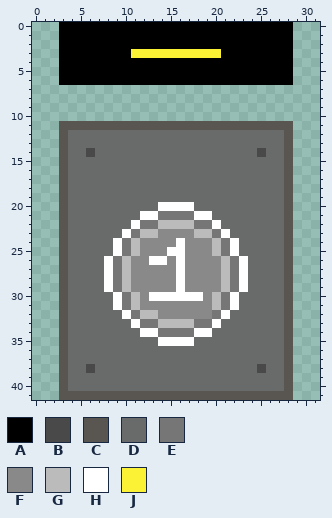
Two states of a pixel-art sprite, sprites/elevator-button/button2.png. The picture above is the old version.
The file is 32x42 pixels.
Palette (. is transparent): A #000000  B #494949  C #595652  D #696a6a  E #767676  F #898989  G #bbbbbb  H #ffffff  J #fbf236
The same view after the edit:
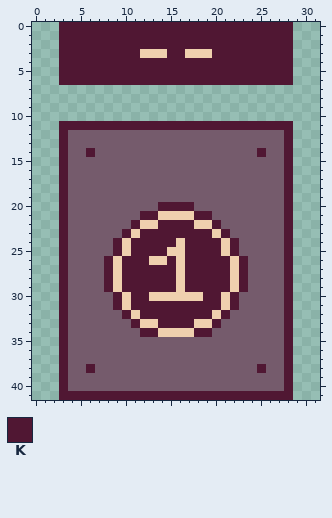
Colours new in this view: K #501733
The exact change:
colour D: #696a6a -> #755b6c
colour E: #767676 -> #efd0ae
y 0..2: x 3..28 AAAAAAAAAAAAAAAAAAAAAAAAAA -> KKKKKKKKKKKKKKKKKKKKKKKKKK
y 3: x 3..28 AAAAAAAAJJJJJJJJJJAAAAAAAA -> KKKKKKKKKEEEKKEEEKKKKKKKKK
y 4..6: x 3..28 AAAAAAAAAAAAAAAAAAAAAAAAAA -> KKKKKKKKKKKKKKKKKKKKKKKKKK
y 11: x 3..28 CCCCCCCCCCCCCCCCCCCCCCCCCC -> KKKKKKKKKKKKKKKKKKKKKKKKKK
y 12..13: x 3 C -> K; x 28 C -> K
y 14: x 3 C -> K; x 6 B -> K; x 25 B -> K; x 28 C -> K
y 15..19: x 3 C -> K; x 28 C -> K
y 20: x 3 C -> K; x 14..17 HHHH -> KKKK; x 28 C -> K
y 21: x 3 C -> K; x 12..13 HH -> KK; x 18..19 HH -> KK; x 28 C -> K
y 22: x 3 C -> K; x 11 H -> K; x 14..17 GGGG -> KKKK; x 20 H -> K; x 28 C -> K
y 23: x 3 C -> K; x 10 H -> K; x 12..19 GGFFFFGG -> KKKKKKKK; x 21 H -> K; x 28 C -> K
y 24: x 3 C -> K; x 9 H -> K; x 11..20 GFFFFHFFFG -> KKKKKEKKKK; x 22 H -> K; x 28 C -> K
y 25: x 3 C -> K; x 9 H -> K; x 11..20 GFFFHHFFFG -> KKKKEEKKKK; x 22 H -> K; x 28 C -> K
y 26: x 3 C -> K; x 8 H -> K; x 10..21 GFFHHFHFFFFG -> KKKEEKEKKKKK; x 23 H -> K; x 28 C -> K
y 27..29: x 3 C -> K; x 8 H -> K; x 10..21 GFFFFFHFFFFG -> KKKKKKEKKKKK; x 23 H -> K; x 28 C -> K
y 30: x 3 C -> K; x 9 H -> K; x 11..20 GFHHHHHHFG -> KKEEEEEEKK; x 22 H -> K; x 28 C -> K
y 31: x 3 C -> K; x 9 H -> K; x 11..20 GFFFFFFFFG -> KKKKKKKKKK; x 22 H -> K; x 28 C -> K
y 32: x 3 C -> K; x 10 H -> K; x 12..19 GGFFFFFF -> KKKKKKKK; x 21 H -> K; x 28 C -> K
y 33: x 3 C -> K; x 11 H -> K; x 14..17 GGGG -> KKKK; x 20 H -> K; x 28 C -> K
y 34: x 3 C -> K; x 12..13 HH -> KK; x 18..19 HH -> KK; x 28 C -> K
y 35: x 3 C -> K; x 14..17 HHHH -> DDDD; x 28 C -> K
y 36..37: x 3 C -> K; x 28 C -> K
y 38: x 3 C -> K; x 6 B -> K; x 25 B -> K; x 28 C -> K
y 39..40: x 3 C -> K; x 28 C -> K
y 41: x 3..28 CCCCCCCCCCCCCCCCCCCCCCCCCC -> KKKKKKKKKKKKKKKKKKKKKKKKKK
Boxes around the changes in both pictures, in picture pixels (x1, y1, x2, y2):
changed: (59, 22, 293, 400)
